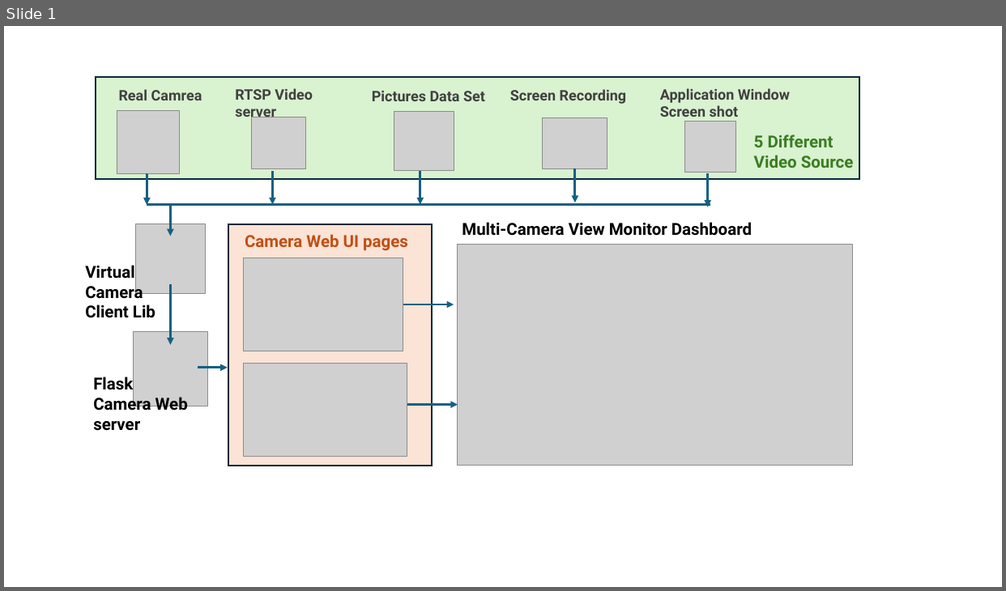
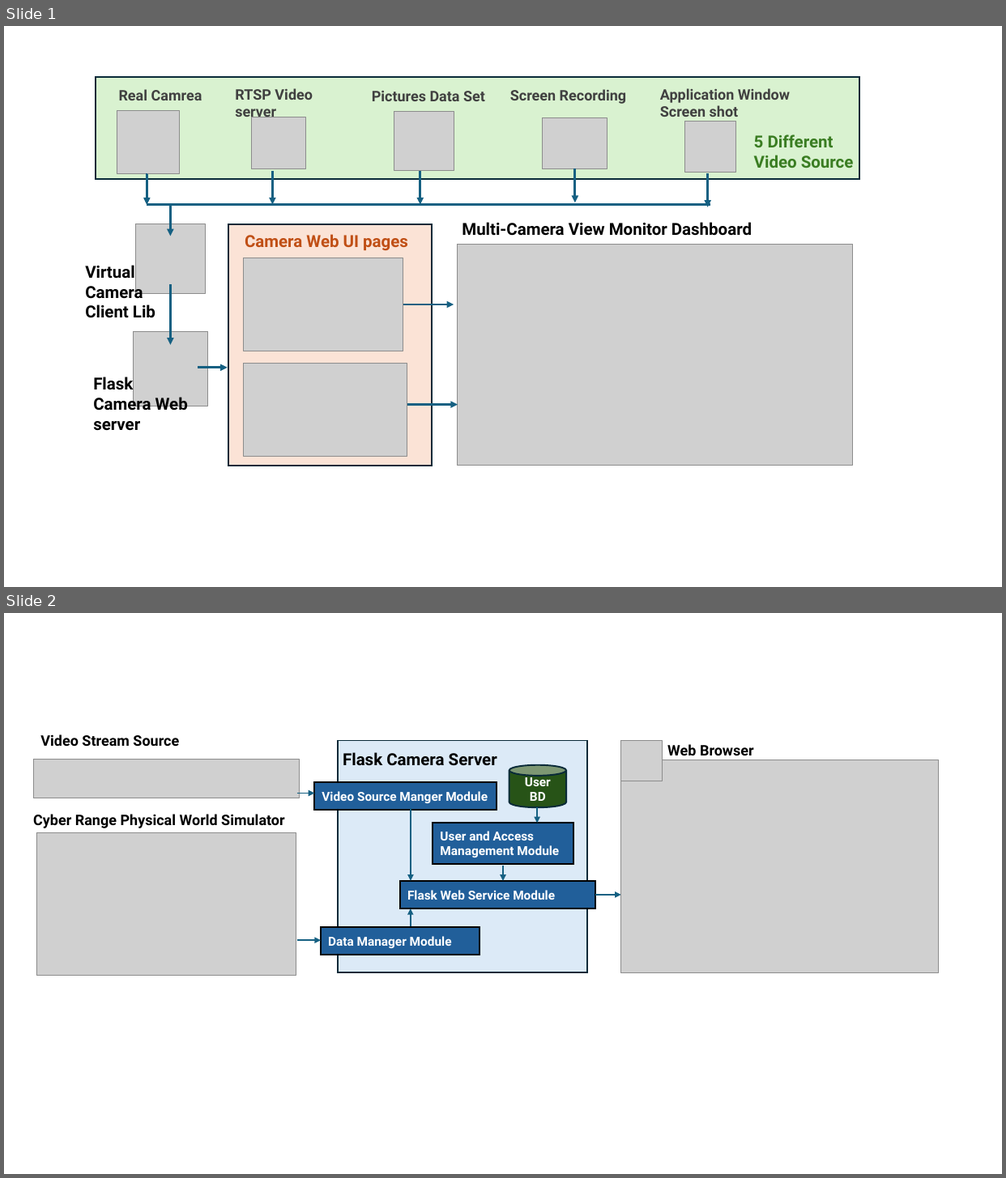
Before and after one commit to LiuYuancheng/Python_Virtual_MotionJPEG_Camera, a slide deck: doc/designDoc.pptx. Shown one above the other, each under a label of ours: slide 1 before the commit, slides 1 and 2 after it. The pictures are 1006x591 and 1006x1178 pixels, drawn with LibreOffice and Linux fonts; fonts in the diff are those of the drawing; grey boxes stand for pictures. Boxes give left, top, right and bottom in pixels: in the first picture for what was removed or moved away, otherwise in the second. Text is boxed around its words. In the diff, an @@ line names an element or a change of style, - is before the commit and + after.

```diff
--- a/doc/designDoc.pptx
+++ b/doc/designDoc.pptx
@@ slide 2 added at (4, 613, 1002, 1174), background #FFFFFF @@
@@ text added at (40, 735, 179, 746), 14 pt, text #000000, bold @@
+Video Stream Source
@@ rectangle added at (338, 740, 587, 973), fill #DCEAF7, outline #092A39 1.5 pt @@
@@ text added at (343, 752, 497, 766), 16 pt, text #000000, bold @@
+Flask Camera Server
@@ picture added at (621, 740, 662, 781) @@
@@ text added at (667, 744, 754, 756), 14 pt, text #000000, bold @@
+Web Browser
@@ picture added at (33, 759, 299, 798) @@
@@ rectangle added at (315, 782, 496, 810), fill #215F9A, outline #000000 1.5 pt, 12 pt, text #FFFFFF, bold @@
+Video Source Manger Module
@@ cylinder added at (509, 765, 566, 807), fill #275417, outline #092A39 1.5 pt, 12 pt, text #FFFFFF, bold @@
+User BD
@@ picture added at (621, 760, 939, 973) @@
@@ arrow added from (296, 794) to (315, 794), #156082 1.5 pt @@
@@ text added at (33, 814, 284, 828), 14 pt, text #000000, bold @@
+Cyber Range Physical World Simulator
@@ arrow added from (411, 808) to (411, 881), #156082 1.5 pt @@
@@ rectangle added at (433, 824, 573, 865), fill #215F9A, outline #000000 1.5 pt, 12 pt, text #FFFFFF, bold @@
+User and Access Management Module
@@ arrow added from (537, 807) to (537, 824), #156082 1.5 pt @@
@@ picture added at (36, 833, 296, 975) @@
@@ arrow added from (503, 865) to (503, 881), #156082 1.5 pt @@
@@ rectangle added at (400, 881, 595, 909), fill #215F9A, outline #000000 1.5 pt, 12 pt, text #FFFFFF, bold @@
+Flask Web Service Module
@@ arrow added from (595, 895) to (621, 895), #156082 1.5 pt @@
@@ rectangle added at (321, 927, 479, 955), fill #215F9A, outline #000000 1.5 pt, 12 pt, text #FFFFFF, bold @@
+Data Manager Module
@@ arrow added from (411, 926) to (411, 909), #156082 1.5 pt @@
@@ arrow added from (296, 940) to (321, 940), #156082 1.5 pt @@
```
Also in this commit, not shown: 6 other files.
